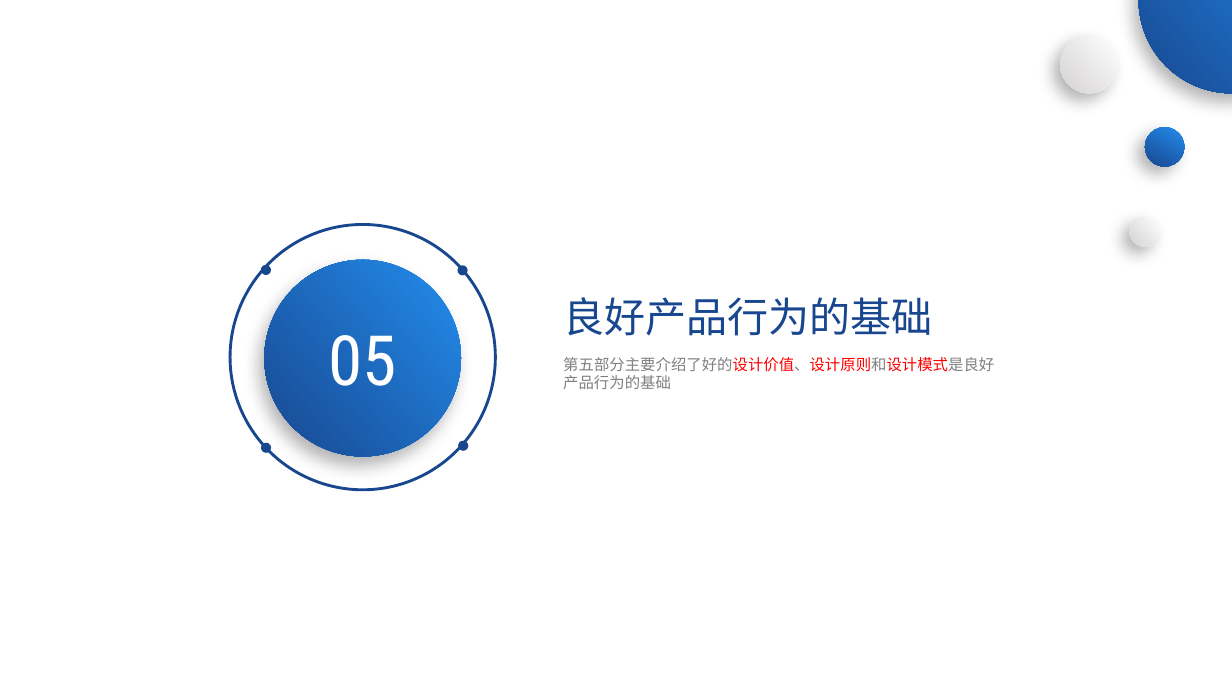
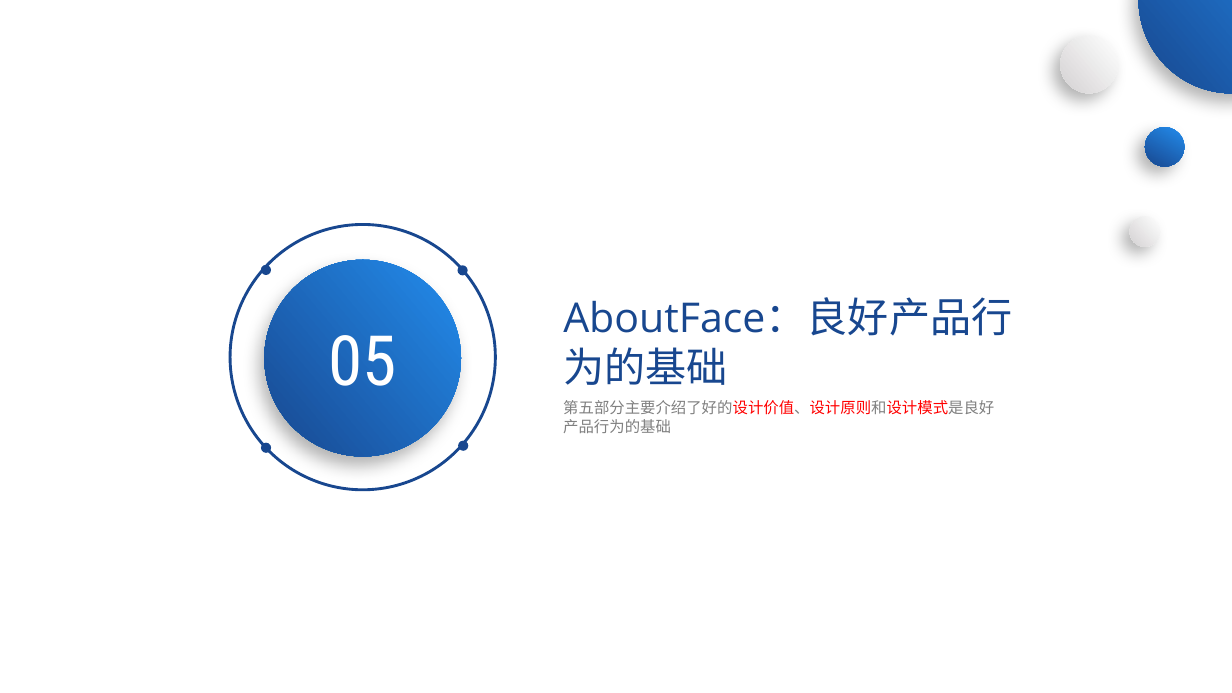
Before and after one commit to SarielX98/PRD2018G14, a slide deck: slide 55 of 受控文档/PPT/PRD2018-G14-界面原型.pptx (slide 73 before the commit). Drawn at 1232x693 pixels with LibreOffice and Linux fonts; fonts in the diff are those of the drawing; background and template pictures are left out. Boxes give left, top, right and bottom in pixels: in the first picture for what was removed or moved away, otherwise in the second. Text is boxed around its words. In the diff, an @@ line names an element or a change of style, - is before the commit and + after.

```diff
--- a/受控文档/PPT/PRD2018-G14-界面原型.pptx
+++ b/受控文档/PPT/PRD2018-G14-界面原型.pptx
@@ text at [563,297,1012,385]: text changed @@
-良好产品行为的基础
+AboutFace：良好产品行为的基础
@@ text "第五部分主要介绍了好的设计价值、设计原则和设计模式是良好产品行为的基础": place and size @@
-text "第五部分主要介绍了好的设计价值、设计原则和设计模式是良好产品行为的基础" at [563,357,994,389]
+text "第五部分主要介绍了好的设计价值、设计原则和设计模式是良好产品行为的基础" at [563,400,994,433]
```
Also in this commit, not shown: 18 other slides changed, 24 slides added, 31 slides removed.
